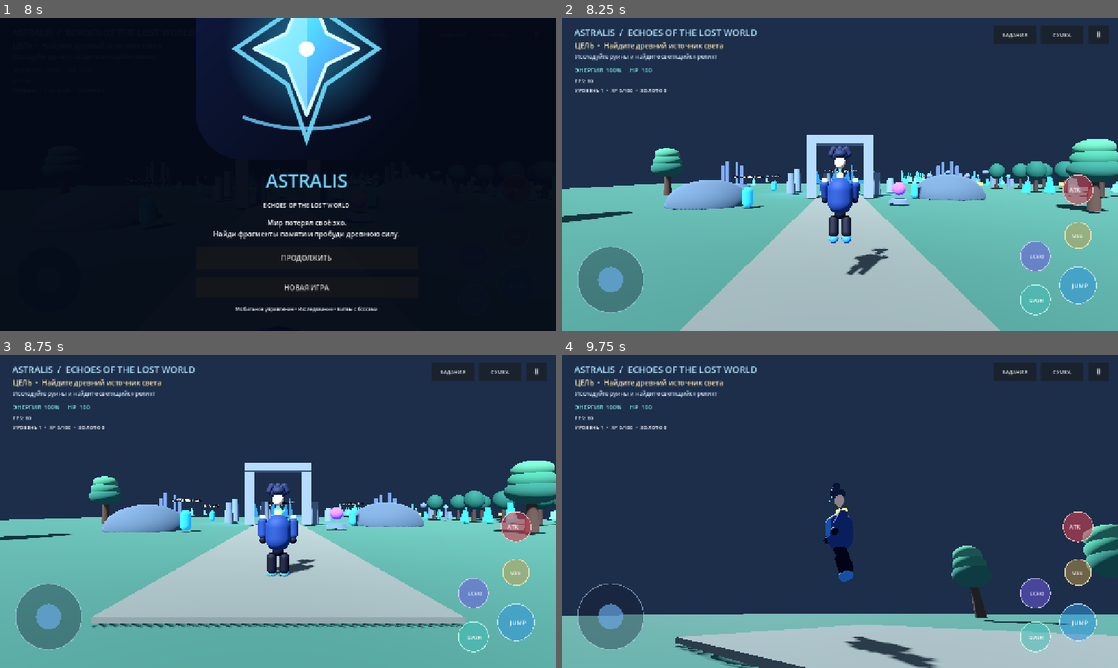
Above: before the commit, frames 1-4 (two rows, left to right).
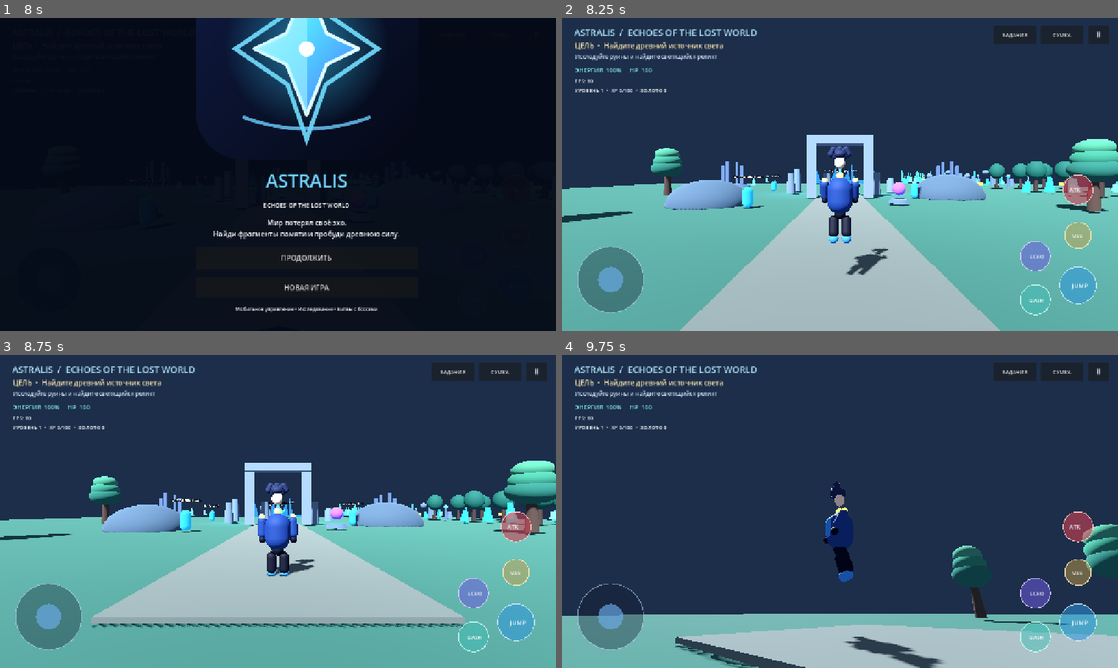
Above: after the commit, the same moments.

Repository: Phantom220-hub/ASTRALIS-RPG
Game: Godot game, scene res://scenes/main/Main.tscn
Two runs of this game, one before a commit and one after it. Both use one fixed random seed, a clock stepped at 60 frames per second and the inputs below.
Inputs (mouse positions are in pixels of both pictures, inside the frame that each line leads up to):
- Up to frame 1 (8 s): click "НОВАЯ ИГРА" at 0.5 s; click "НОВАЯ ИГРА" at 1.25 s; tap Enter (ui_accept) at 2, 2.27 s; move the mouse to (400, 158) at 2.02 s; hold D (move_right) 2.03-2.75 s; tap E (interact) at 2.1, 5.1 s; click (400, 158) at 2.17 s; click "НОВАЯ ИГРА" at 2.75 s; drag from (166, 190) to (250, 237) at 3.52 s; click "НОВАЯ ИГРА" at 4.25 s; move the mouse to (333, 105) at 5.02 s; hold D (move_right) 5.03-5.75 s; click "Ⅱ" at 5.75 s; click "СУМКА" at 6.5 s; click "ЗАДАНИЯ" at 7.25 s
- Up to frame 2 (8.25 s): click "ПРОДОЛЖИТЬ" at 8 s
- Up to frame 3 (8.75 s): no input
- Up to frame 4 (9.75 s): drag from (840, 511) to (673, 464) at 8.77 s; tap Enter (ui_accept) at 9.5 s; move the mouse to (1006, 558) at 9.52 s; hold A (move_left) from 9.53 s (still down); tap E (interact) at 9.6 s

Frame 1 is identical in both runs. In frame 2, less than 0.1% of the frame differs, in the area x 46-59%, y 40-78%; in frame 3, 0.3%, in the area x 46-57%, y 40-71%; in frame 4, 0.1%.

Commit message:
Upgrade anime intro, character idle and world visuals

Diff:
--- a/scripts/player/anime_character_visual.gd
+++ b/scripts/player/anime_character_visual.gd
@@ -78,4 +78,10 @@
 			var sign := 1.0 if key.ends_with("L") else -1.0
 			var pivot: Node3D = _parts[key]
 			pivot.rotation.x = -swing * sign * 0.72 if not airborne else 0.45
-	position.y = 0.035 * absf(sin(_time * 10.0)) * clampf(speed_ratio, 0.0, 1.0) if not airborne else 0.0
+	var moving := clampf(speed_ratio, 0.0, 1.0)
+	var idle_breath := sin(_time * 2.2) * 0.018
+	position.y = (0.035 * absf(sin(_time * 10.0)) * moving + idle_breath) if not airborne else 0.0
+	rotation.z = sin(_time * 1.4) * 0.012
+	if _parts.has("ArmPivotR") and moving < 0.05 and not airborne:
+		var idle_arm: Node3D = _parts["ArmPivotR"]
+		idle_arm.rotation.z = sin(_time * 1.7) * 0.035
